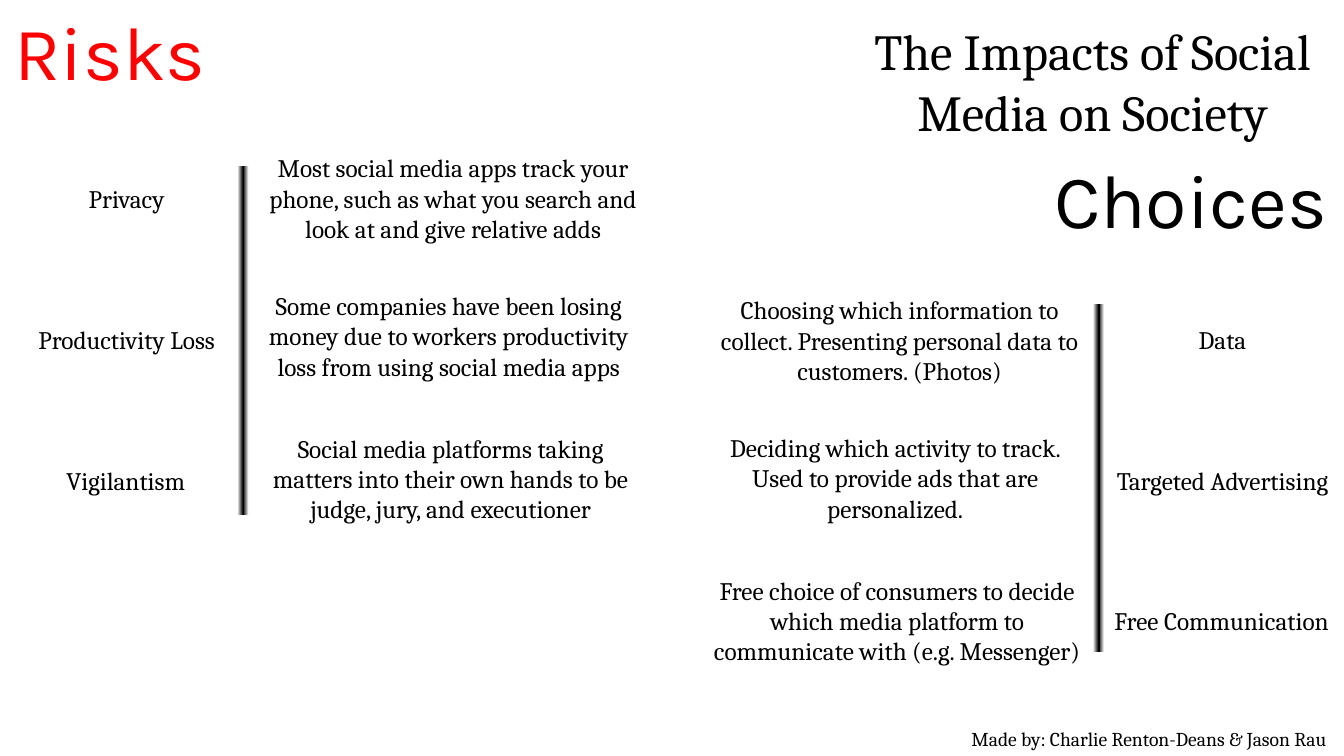
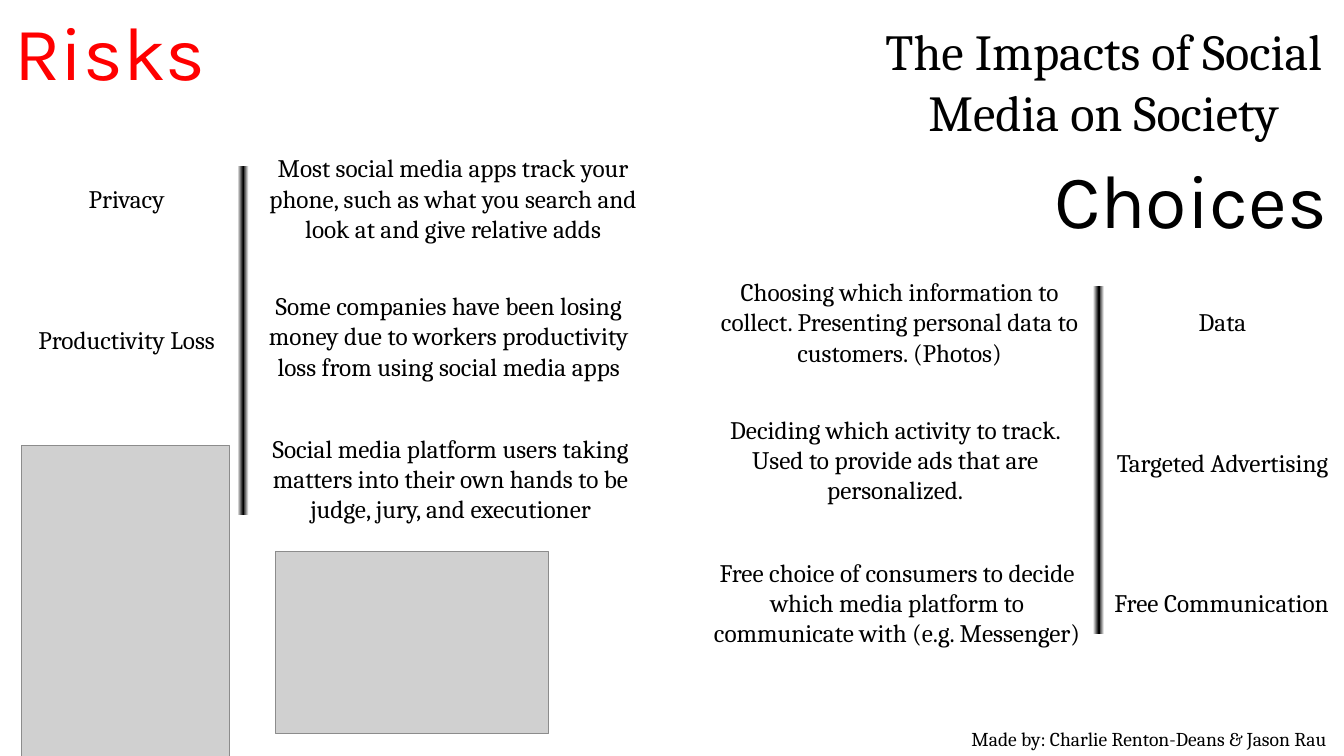
Before and after one commit to 20119382-AUT/-11-1108-ssnn-11-1108-ssnn-, a slide deck: slide 2 of Team Project Presentation/Team Project Presentation.pptx. Drawn at 1344x756 pixels with LibreOffice and Linux fonts; fonts in the diff are those of the drawing; grey boxes stand for pictures. Boxes give left, top, right and bottom in pixels: in the first picture for what was removed or moved away, otherwise in the second. Text is boxed around its words. In the diff, an @@ line names an element or a change of style, - is before the commit and + after.

```diff
--- a/Team Project Presentation/Team Project Presentation.pptx
+++ b/Team Project Presentation/Team Project Presentation.pptx
@@ text "The Impacts of Social Media ...": place and size @@
-text "The Impacts of Social Media ..." at [874,34,1311,142]
+text "The Impacts of Social Media ..." at [885,34,1322,142]
@@ 6 texts, 1 rectangle: place and size @@
-6 texts, 1 rectangle at [714,301,1329,666]
+6 texts, 1 rectangle at [714,283,1329,648]
@@ picture added at [21,446,230,756] @@
@@ text at [273,440,629,524]: text changed @@
-Social media platforms taking matters into their own hands to be judge, jury, and executioner
+Social media platform users taking matters into their own hands to be judge, jury, and executioner
@@ text removed at [66,472,185,496] @@
-Vigilantism
@@ picture added at [275,553,548,734] @@
```
Also in this commit, not shown: 2 other slides changed, 1 other file.
